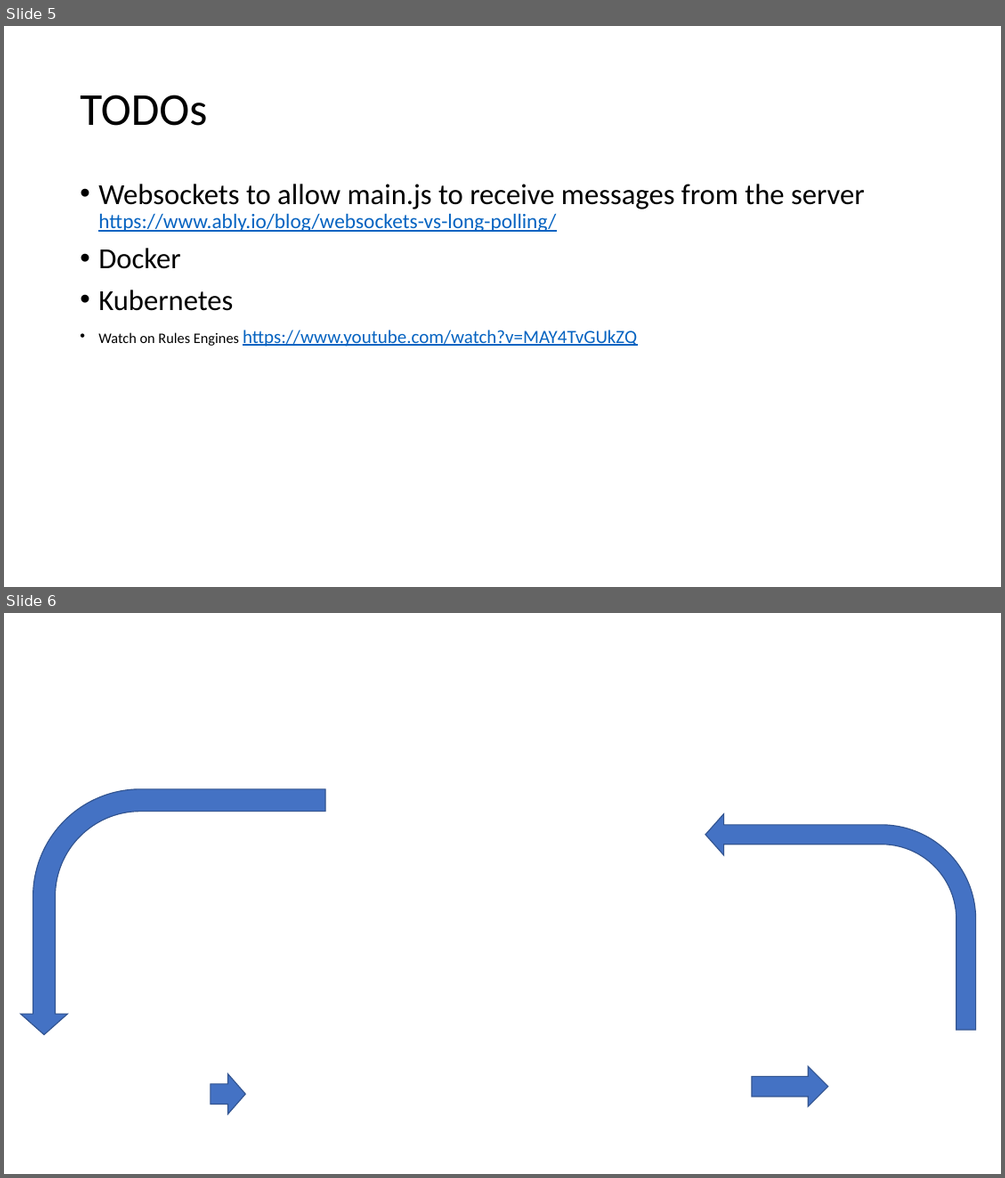
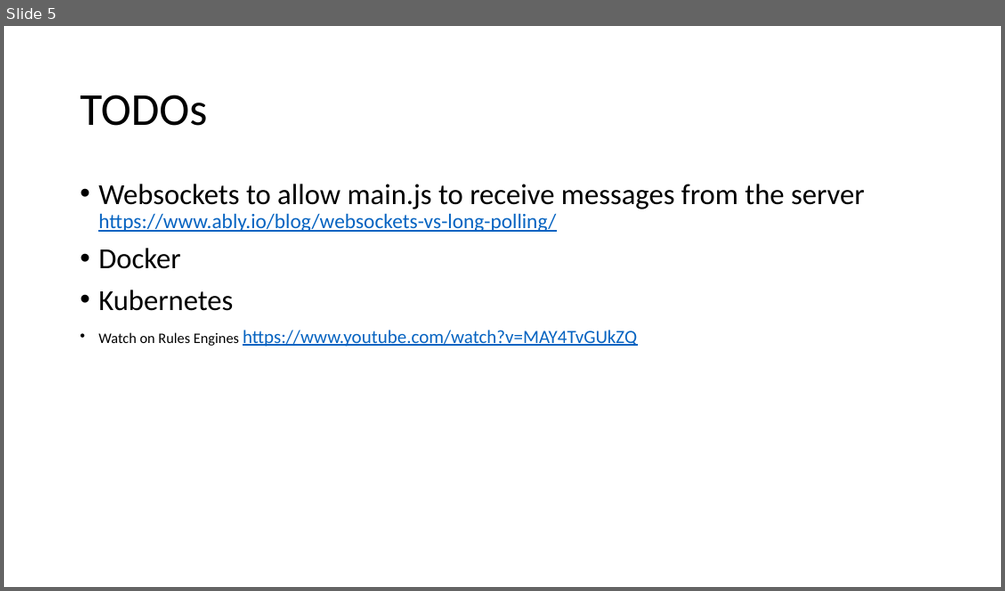
Before and after one commit to caqu/dynamic-sequence, a slide deck: public/documentation/sources/Hum.pptx. Shown one above the other, each under a label of ours: slides 5 and 6 before the commit, slide 5 after it. The pictures are 1005x1178 and 1005x591 pixels, drawn with LibreOffice and Linux fonts; fonts in the diff are those of the drawing; background and template pictures are left out. Boxes give left, top, right and bottom in pixels: in the first picture for what was removed or moved away, otherwise in the second. Text is boxed around its words. In the diff, an @@ line names an element or a change of style, - is before the commit and + after.

```diff
--- a/public/documentation/sources/Hum.pptx
+++ b/public/documentation/sources/Hum.pptx
@@ slide 6 removed at (x1=4, y1=613, x2=1001, y2=1174), background picture (left out) @@
@@ bent arrow removed at (x1=20, y1=789, x2=325, y2=1035) @@
@@ bent arrow removed at (x1=705, y1=814, x2=975, y2=1030) @@
@@ down arrow removed at (x1=752, y1=1066, x2=828, y2=1107) @@
@@ down arrow removed at (x1=210, y1=1074, x2=246, y2=1114) @@
```
Also in this commit, not shown: 1 slide changed, 1 slide added, 28 other files.
